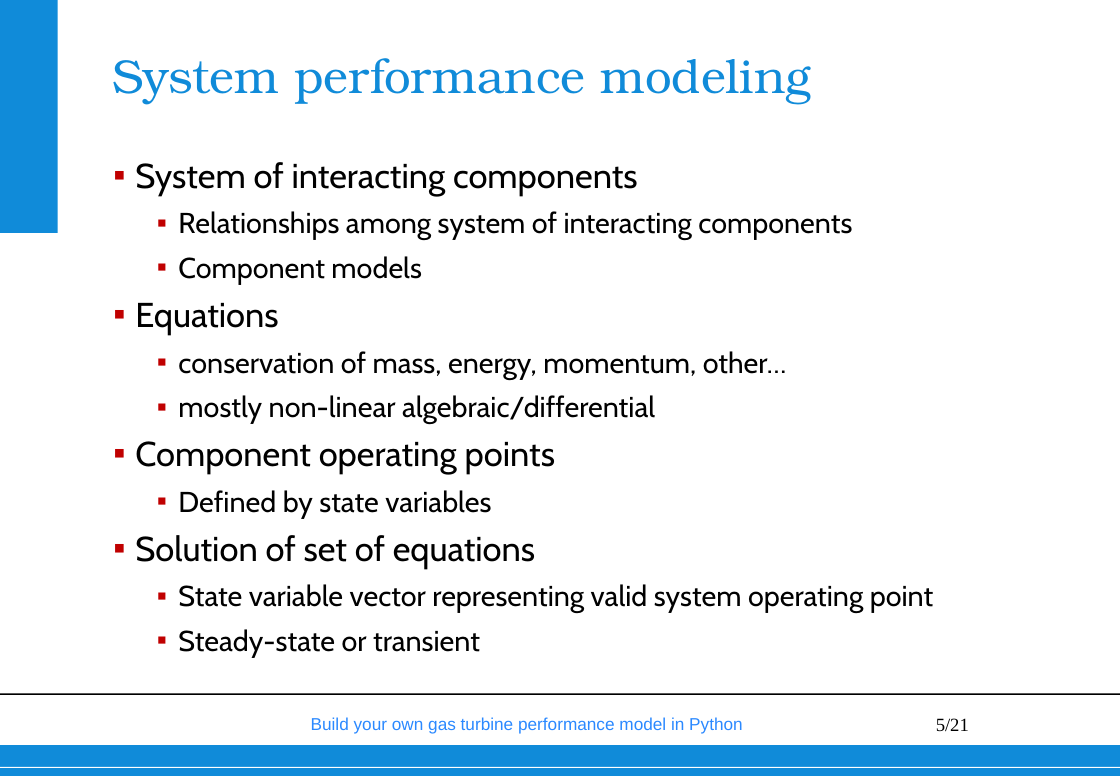
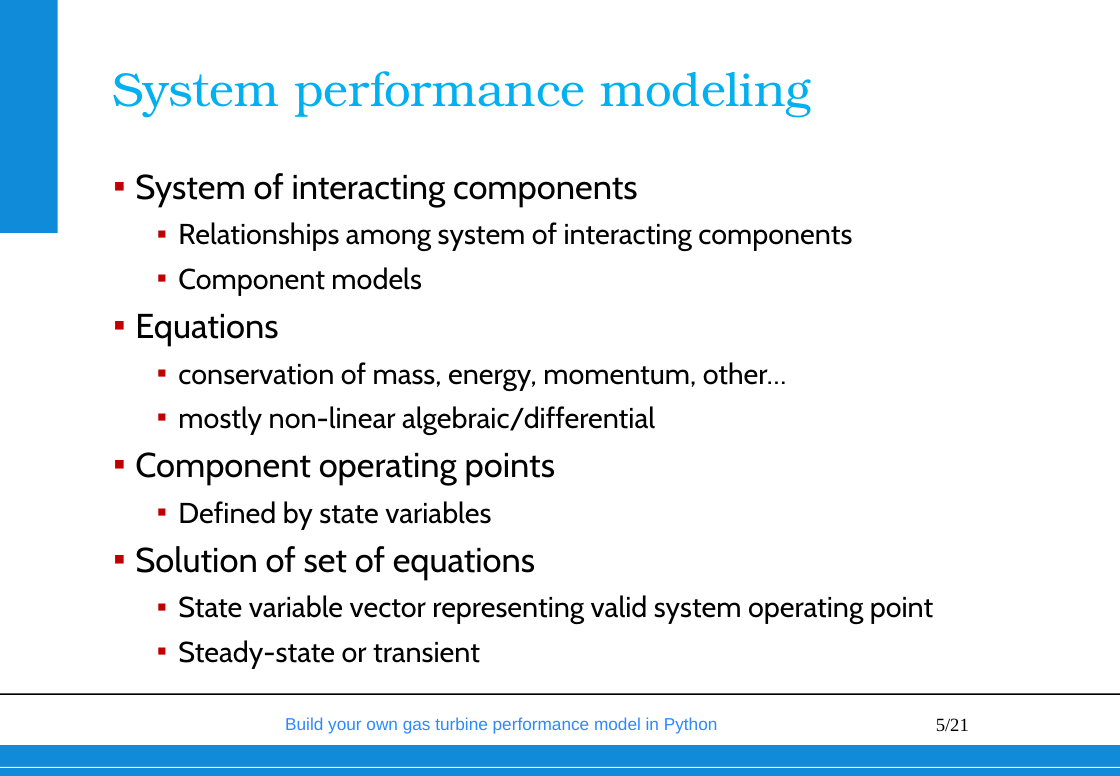
Before and after one commit to wvisser1958/GSPy, a slide deck: slide 5 of doc/Build your own gas turbine performance model from scratch.pptx. Drawn at 1120x776 pixels with LibreOffice and Linux fonts; fonts in the diff are those of the drawing; background and template pictures are left out. Boxes give left, top, right and bottom in pixels: in the first picture for what was removed or moved away, otherwise in the second. Text is boxed around its words. In the diff, an @@ line names an element or a change of style, - is before the commit and + after.

```diff
--- a/doc/Build your own gas turbine performance model from scratch.pptx
+++ b/doc/Build your own gas turbine performance model from scratch.pptx
@@ title "System performance modeling": place and size @@
-title "System performance modeling" at (112, 58, 811, 104)
+title "System performance modeling" at (112, 71, 811, 117)
@@ title "System performance modeling" at (112, 71, 811, 117): text colour #108BD9 to #00B0F0; indent changed @@
@@ text "System of interacting components" rewrapped from (135, 162, 933, 613) to (135, 173, 933, 669) @@
@@ text "Build your own gas turbine ...": place and size @@
-text "Build your own gas turbine ..." at (311, 717, 743, 734)
+text "Build your own gas turbine ..." at (285, 717, 718, 734)
```
Also in this commit, not shown: 54 other slides changed, 2 slides added, 1 slide removed, 1 other file.
